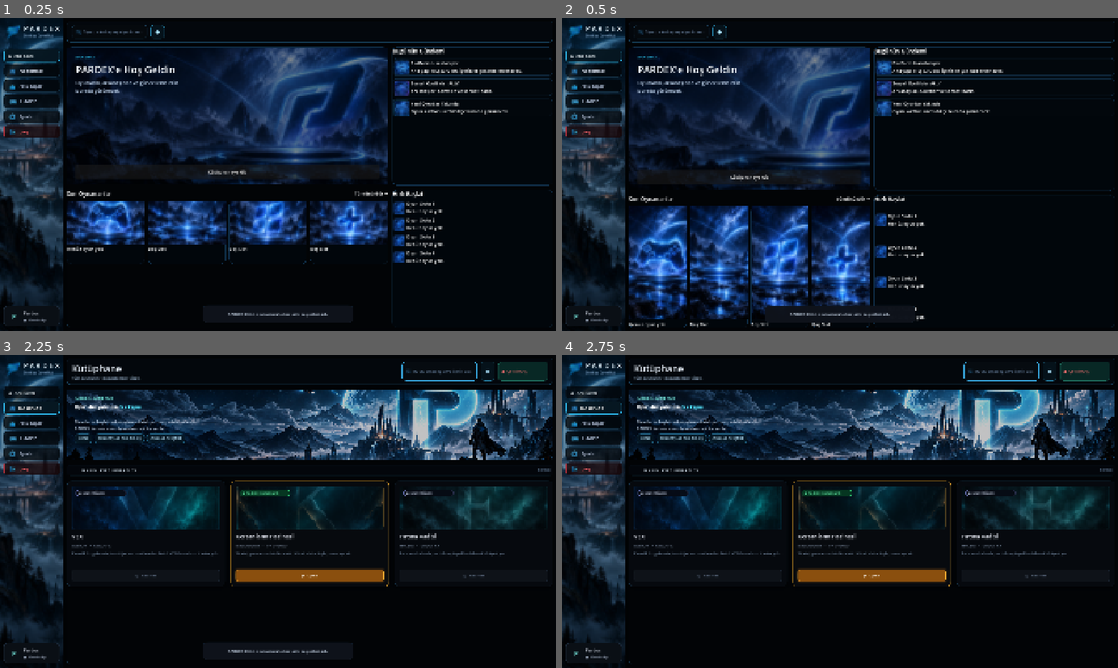
Above: before the commit, frames 1-4 (two rows, left to right).
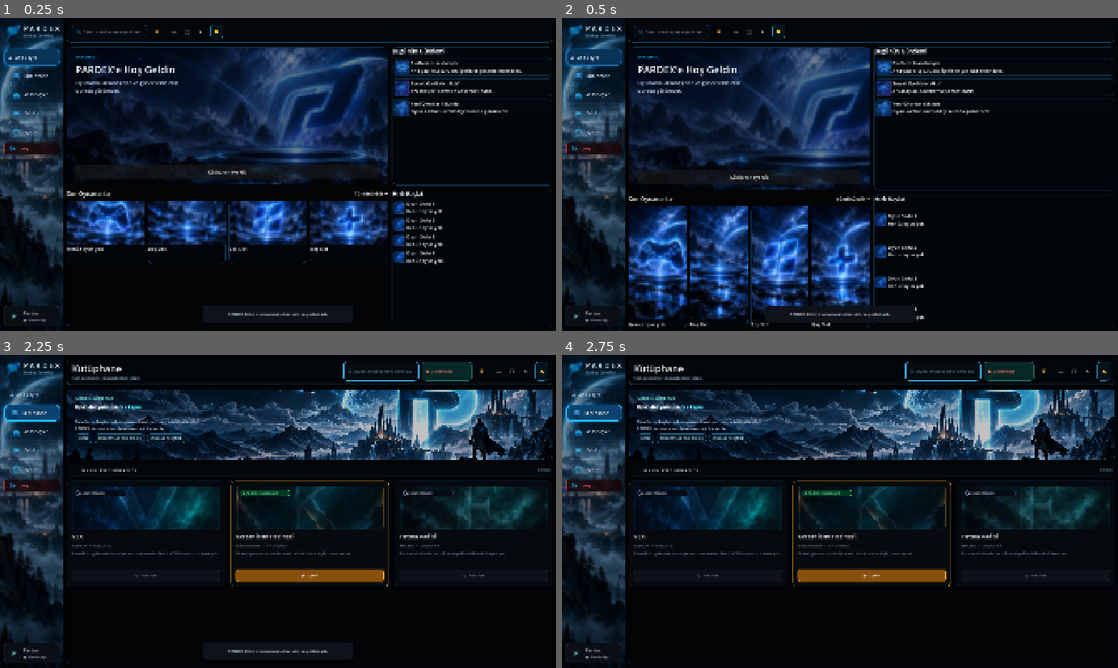
Above: after the commit, the same moments.

Repository: SerkanAydin06/Pardex
Game: Godot game, scene res://scenes/main.tscn
Two runs of this game, one before a commit and one after it. Both use one fixed random seed, a clock stepped at 60 frames per second and the inputs below.
Inputs (mouse positions are in pixels of both pictures, inside the frame that each line leads up to):
- Up to frame 1 (0.25 s): no input
- Up to frame 2 (0.5 s): no input
- Up to frame 3 (2.25 s): click (111, 367) at 0.52 s; type "12" at 0.6 s; click "⌂ Ana Sayfa" at 1.25 s; click "Kütüphane" at 2 s
- Up to frame 4 (2.75 s): no input

The runs differ from the first frame. In frame 1, 2.8% of the frame differs, in the area x 0-41%, y 2-44%; in frame 2, 2.8%; in frame 3, 3.9%; in frame 4, 3.9%, in the area x 0-99%, y 2-44%.

Commit message:
Enable reference-style launcher chrome

Diff:
--- a/project.godot
+++ b/project.godot
@@ -3,8 +3,8 @@
 ; since the parameters that go here are not all obvious.
 ;
 ; Format:
-;   [section] ; section goes between []
-;   param=value ; assign values to parameter
+;   [section] ; section between []
+;   param=value
 
 config_version=5
 
@@ -25,8 +25,10 @@
 PardexNotifications="*res://scripts/online/pardex_notifications.gd"
 PardexPresenceUI="*res://scripts/online/pardex_presence_ui.gd"
 PardexHomeUI="*res://scripts/ui/pardex_home_ui.gd"
+PardexNavStyle="*res://scripts/ui/pardex_nav_style.gd"
 PardexBrandUI="*res://scripts/ui/pardex_brand_ui.gd"
 PardexAdaptiveWindow="*res://scripts/ui/pardex_adaptive_window.gd"
+PardexWindowChrome="*res://scripts/ui/pardex_window_chrome.gd"
 PardexLibraryResponsive="*res://scripts/ui/pardex_library_responsive.gd"
 PardexSecondaryScroll="*res://scripts/ui/pardex_secondary_scroll.gd"
 
@@ -34,7 +36,7 @@
 
 window/size/viewport_width=1920
 window/size/viewport_height=1080
-window/size/mode=3
+window/size/mode=0
 window/size/window_width_override=1440
 window/size/window_height_override=900
 window/stretch/mode="canvas_items"
